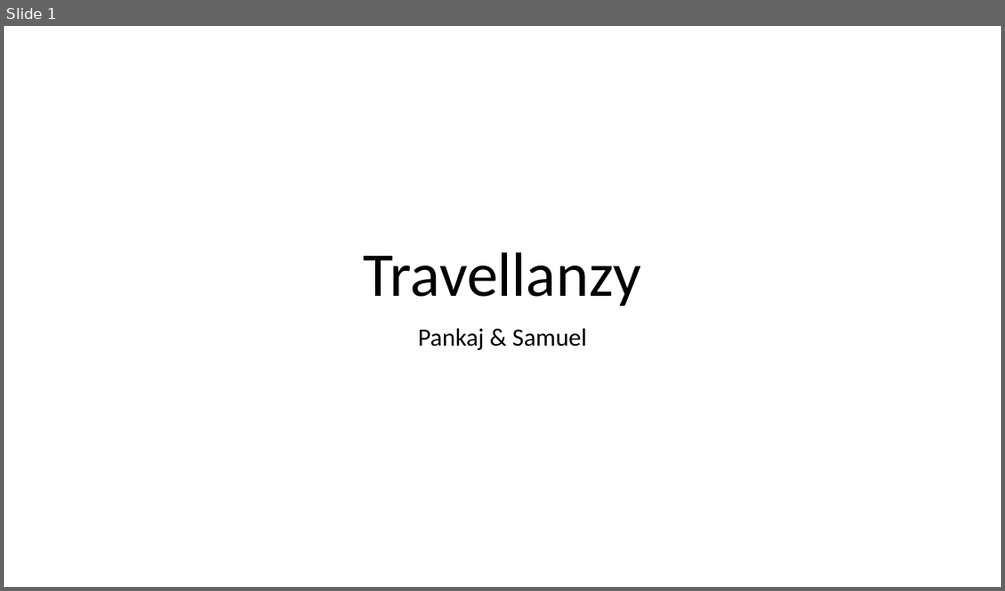
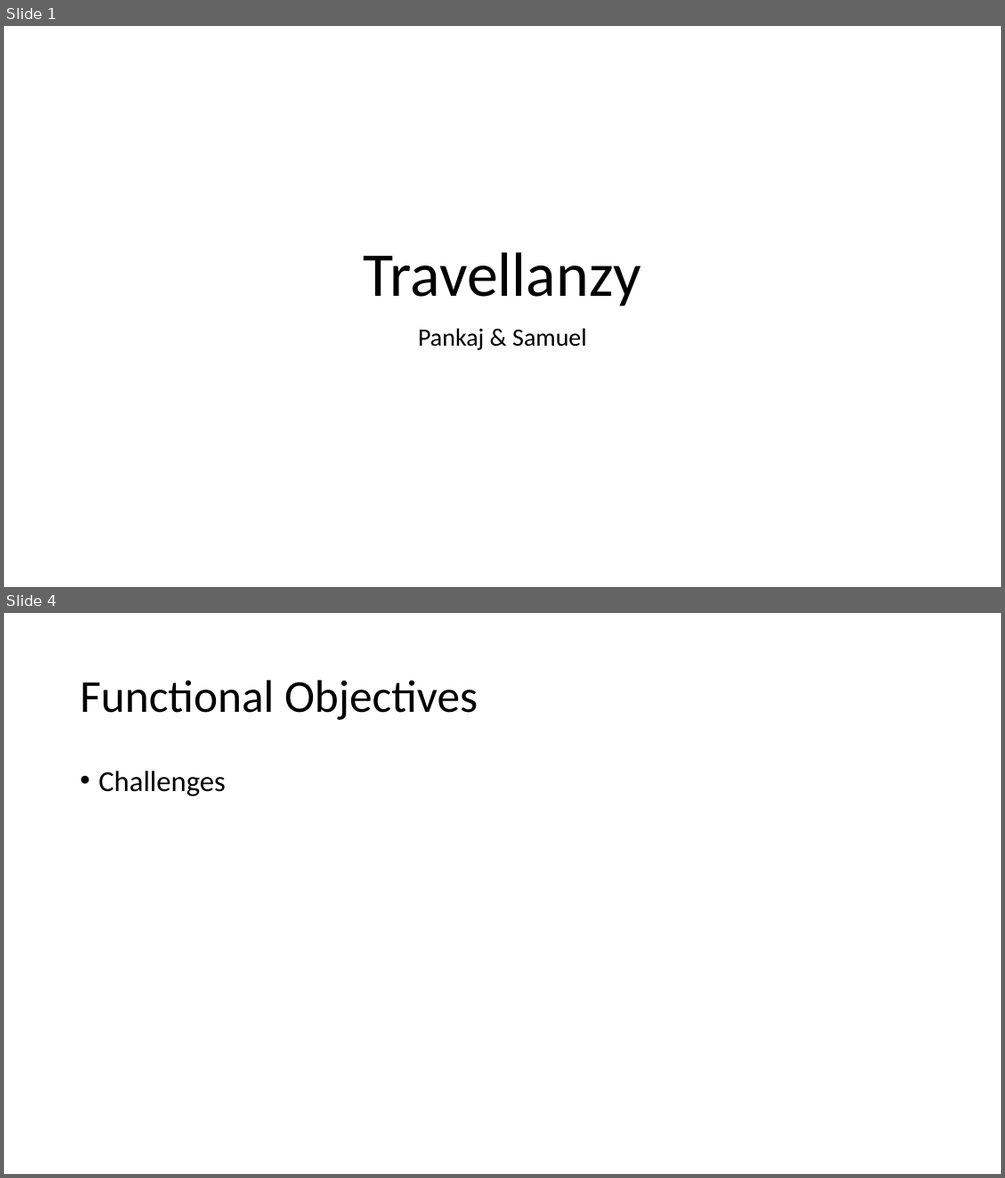
Before and after one commit to pankajti/travelenzy, a slide deck: presentation/travelenzy.pptx. Shown one above the other, each under a label of ours: slide 1 before the commit, slides 1 and 4 after it; the slides between them are not shown. The pictures are 1005x591 and 1005x1178 pixels, drawn with LibreOffice and Linux fonts; fonts in the diff are those of the drawing. Boxes give left, top, right and bottom in pixels: in the first picture for what was removed or moved away, otherwise in the second. Text is boxed around its words. In the diff, an @@ line names an element or a change of style, - is before the commit and + after.

```diff
--- a/presentation/travelenzy.pptx
+++ b/presentation/travelenzy.pptx
@@ slide 4 added at <box>4,613,1001,1174</box>, background #FFFFFF @@
@@ title added at <box>80,680,477,720</box>, 44 pt, text #000000 @@
+Functional Objectives
@@ text added at <box>98,771,226,796</box>, 28 pt, text #000000 @@
+• Challenges
```
Also in this commit, not shown: 1 slide changed, 9 other slides added, 13 other files.
